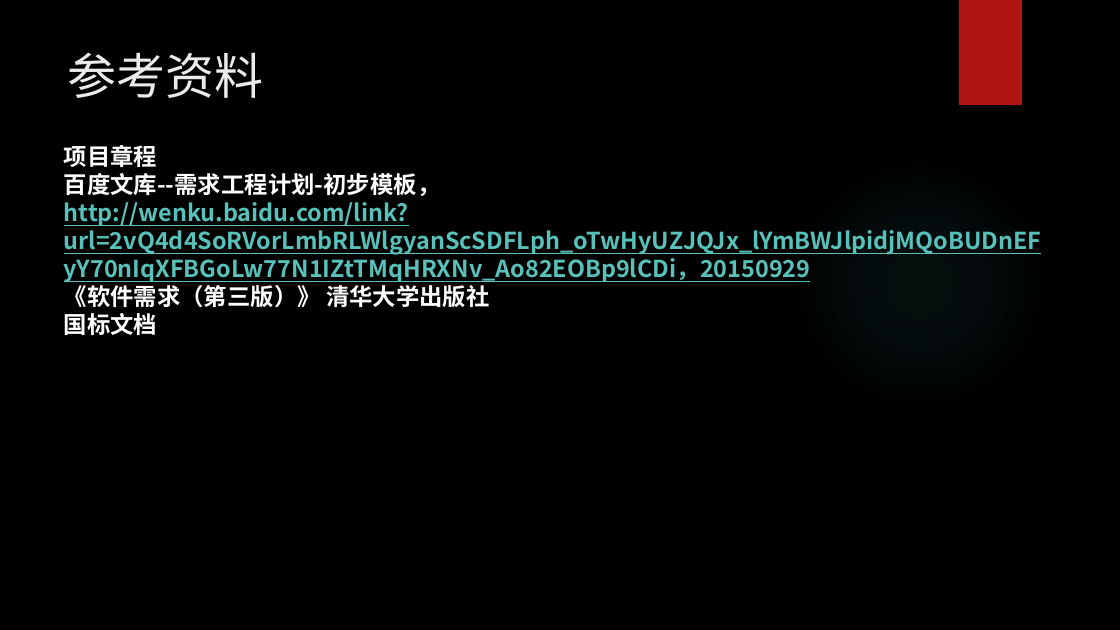
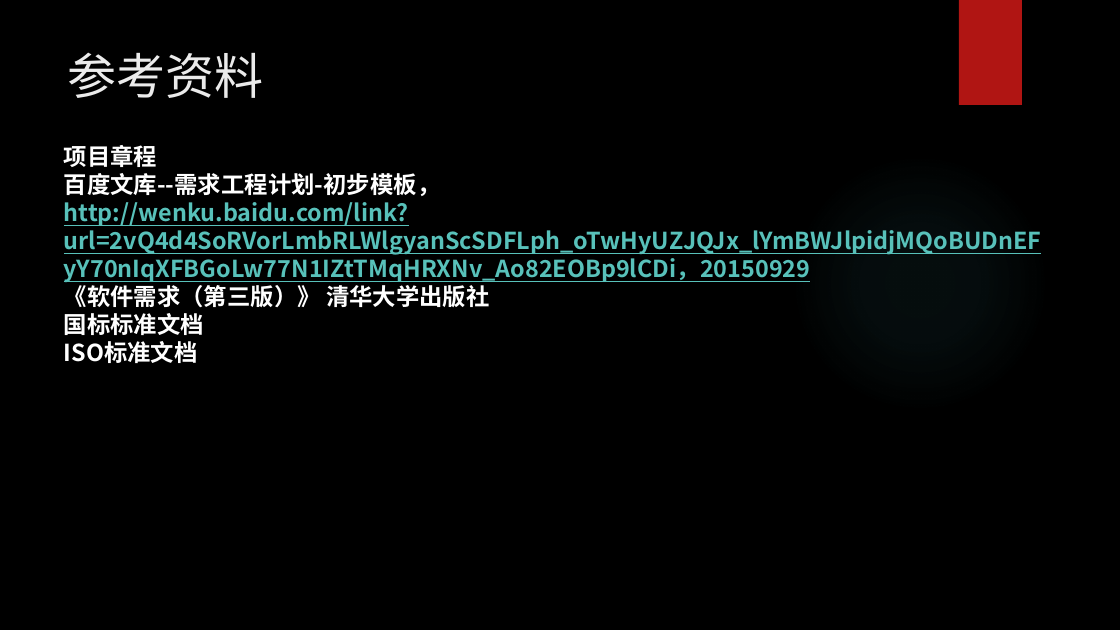
Before and after one commit to woncat/PRD2017, a slide deck: slide 58 of PRD-2017-G25-需求工程计划PPTV0.2.pptx (slide 57 before the commit). Drawn at 1120x630 pixels with LibreOffice and Linux fonts; fonts in the diff are those of the drawing; background and template pictures are left out. Boxes give left, top, right and bottom in pixels: in the first picture for what was removed or moved away, otherwise in the second. Text is boxed around its words. In the diff, an @@ line names an element or a change of style, - is before the commit and + after.

```diff
--- a/PRD-2017-G25-需求工程计划PPTV0.2.pptx
+++ b/PRD-2017-G25-需求工程计划PPTV0.2.pptx
@@ text at <box>64,313,204,363</box>: text changed @@
-国标文档
+国标标准文档
+ISO标准文档
```
Also in this commit, not shown: 3 other slides changed, 1 slide added, 2 other files.
